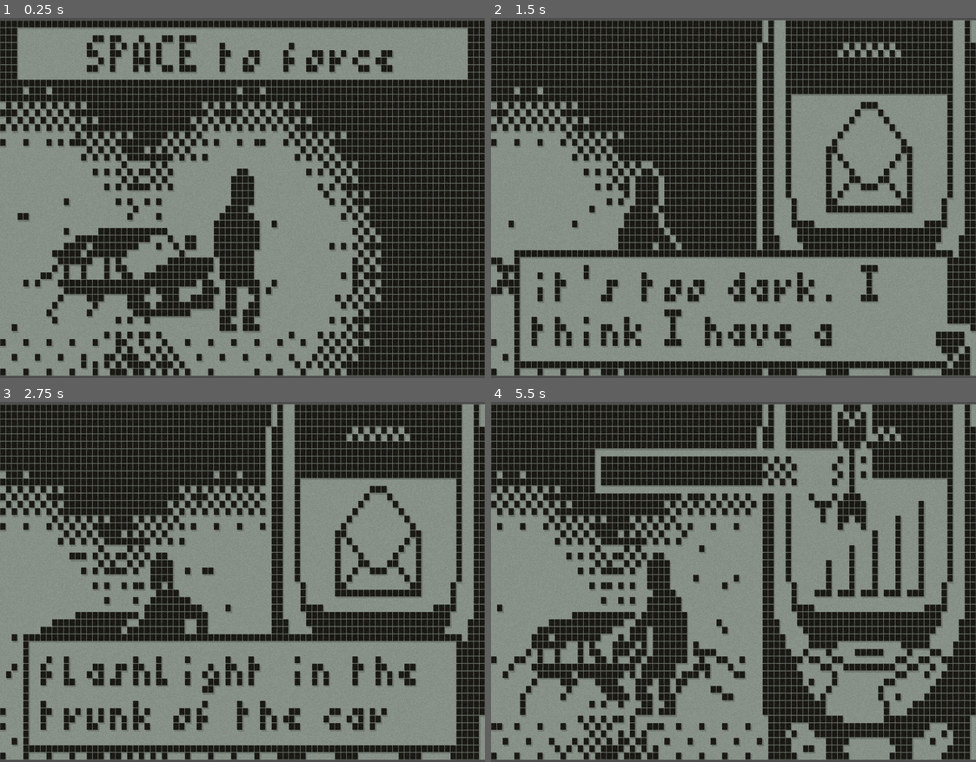
Above: before the commit, frames 1-4 (two rows, left to right).
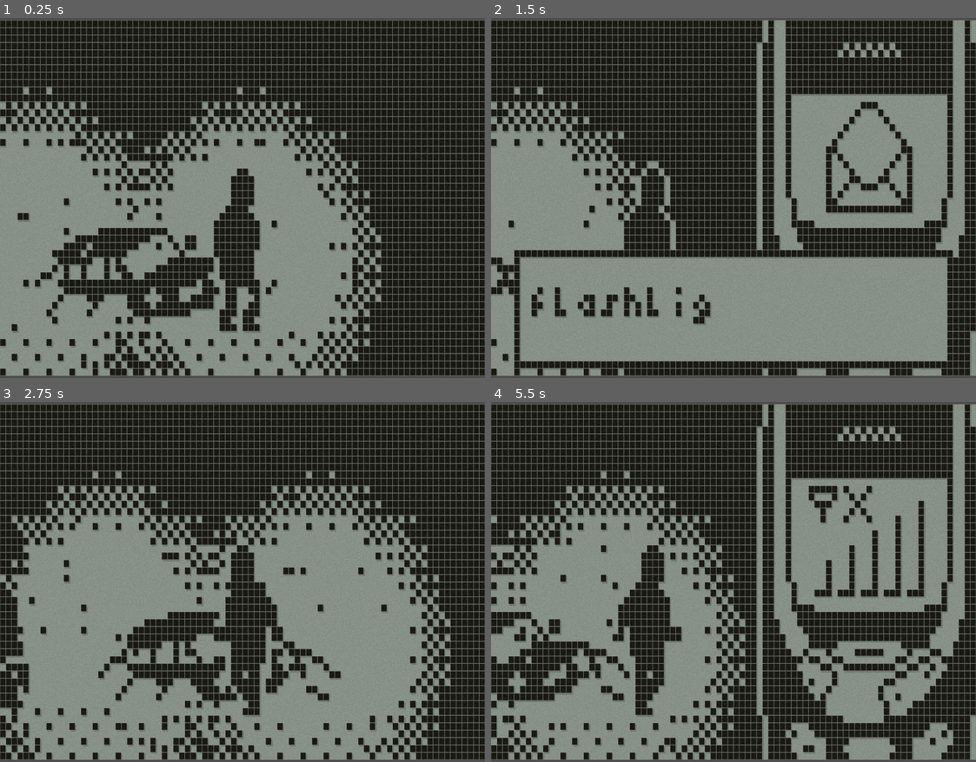
Above: after the commit, the same moments.

Repository: Eptwalabha/nj6-freeze
Game: Godot game, scene res://main.tscn
Two runs of this game, one before a commit and one after it. Both use one fixed random seed, a clock stepped at 60 frames per second and the inputs below. Sound files missing from this copy of the repository are replaced by a short silence.
Inputs:
- Up to frame 1 (0.25 s): no input
- Up to frame 2 (1.5 s): tap Space (action-confirm) at 0.5, 1.35 s; hold Space (action-confirm) 0.53-1.28 s; hold Right (move_right) from 0.53 s (still down); tap Up (move_up) at 0.77 s
- Up to frame 3 (2.75 s): tap Up (move_up) at 1.52 s; tap Space (action-confirm) at 2 s; release Right (move_right) at 2.03 s; hold Left (move_left) from 2.03 s (still down); hold Space (action-confirm) from 2.03 s (still down)
- Up to frame 4 (5.5 s): release Left (move_left) at 2.78 s; release Space (action-confirm) at 2.78 s; hold Right (move_right) 2.78-4.28 s; tap Space (action-confirm) at 2.85, 3.5, 4.35 s; tap Up (move_up) at 3.02, 3.77, 4.52 s; hold Space (action-confirm) 3.53-4.28 s; hold Left (move_left) 4.28-5.03 s; hold Right (move_right) from 5.03 s (still down); hold Space (action-confirm) from 5.03 s (still down)

The runs differ from the first frame. In frame 1, 11% of the frame differs, in the area x 3-97%, y 2-18%; in frame 2, 5.4%; in frame 3, 37%, in the area x 0-100%, y 0-100%; in frame 4, 23%.

Commit message:
fix collision

Diff:
--- a/project.godot
+++ b/project.godot
@@ -125,7 +125,8 @@
 2d_physics/layer_1="player"
 2d_physics/layer_2="map"
 2d_physics/layer_3="enemies"
-2d_physics/layer_5="interactive"
+2d_physics/layer_4="trigger"
+2d_physics/layer_5="temporary-bounds"
 
 [rendering]
 
--- a/scene/core/player.gd
+++ b/scene/core/player.gd
@@ -13,8 +13,7 @@
 var heating : bool = false
 var working : bool = false
 
-var target_position : Vector2 = Vector2.ZERO
-var target_face_left : bool = false
+var force_target : ForceTrigger
 
 var force_ready : bool = false
 
@@ -102,8 +101,7 @@
 	set_process_input(current_state == PLAYER_STATE.CONTROL or current_state == PLAYER_STATE.FORCE)
 
 func _on_force_trigger_entered(target: ForceTrigger) -> void:
-	target_position = target.global_position
-	target_face_left = target.face_left
+	force_target = target
 	force_ready = true
 
 func _on_force_trigger_exited() -> void:
--- a/scene/core/player.tscn
+++ b/scene/core/player.tscn
@@ -252,9 +252,10 @@
 graph_offset = Vector2(-70.15, 25.06)
 
 [sub_resource type="CircleShape2D" id="CircleShape2D_70apu"]
+radius = 11.0454
 
 [node name="Player" type="CharacterBody2D" groups=["reset"]]
-collision_mask = 3
+collision_mask = 19
 slide_on_ceiling = false
 floor_max_angle = 1.0472
 script = ExtResource("1_gs02o")
@@ -323,6 +324,7 @@
 collision_mask = 4
 
 [node name="CollisionShape2D" type="CollisionShape2D" parent="Light/Torch/Area2D"]
+position = Vector2(-1, 0)
 shape = SubResource("CircleShape2D_70apu")
 
 [node name="Bob" parent="." instance=ExtResource("5_kfx0j")]
--- a/scene/game/frozen-map.tscn
+++ b/scene/game/frozen-map.tscn
@@ -214,6 +214,8 @@
 metadata/_edit_lock_ = true
 
 [node name="Tutorial" type="StaticBody2D" parent="Physics"]
+collision_layer = 16
+collision_mask = 0
 
 [node name="TutorialBoundary" type="CollisionShape2D" parent="Physics/Tutorial" groups=["reset"]]
 unique_name_in_owner = true
@@ -233,7 +235,7 @@
 dialog_ids = Array[StringName]([&"it\'s too dark. I think I have a flashlight in the trunk of the car"])
 
 [node name="Bob" parent="Triggers/Dialogs" instance=ExtResource("4_gty0q")]
-position = Vector2(769, -28)
+position = Vector2(770, -29)
 trigger_id = &"summon-bob"
 
 [node name="PlayerSpawn" type="Marker2D" parent="."]
--- a/scene/game/map.gd
+++ b/scene/game/map.gd
@@ -21,6 +21,5 @@
 	darkness.global_position = player.global_position
 
 func _on_car_battery_died() -> void:
-	print("ici")
 	tutorial_boundary.set_deferred("disabled", true)
 	$Triggers/Dialogs/TooDark.set_active(false)
--- a/scene/props/bridge.tscn
+++ b/scene/props/bridge.tscn
@@ -17,6 +17,9 @@
 
 [sub_resource type="WorldBoundaryShape2D" id="WorldBoundaryShape2D_k0ce6"]
 normal = Vector2(-1, 0)
+
+[sub_resource type="Animation" id="Animation_wdejl"]
+length = 0.001
 
 [sub_resource type="Animation" id="Animation_xrgg3"]
 resource_name = "lower-the-bridge"
@@ -47,9 +50,6 @@
 "times": PackedFloat32Array(0, 1, 1.6, 1.9)
 }
 
-[sub_resource type="Animation" id="Animation_wdejl"]
-length = 0.001
-
 [sub_resource type="AnimationLibrary" id="AnimationLibrary_1rirh"]
 _data = {
 "RESET": SubResource("Animation_wdejl"),
@@ -64,6 +64,7 @@
 offset = Vector2(0, -53)
 
 [node name="ForceTrigger" parent="." instance=ExtResource("2_x826d")]
+context = &"SPACE to forca"
 health = 4.0
 
 [node name="CollisionShape2D" parent="ForceTrigger" index="1"]
@@ -76,6 +77,7 @@
 offset_bottom = -12.0
 
 [node name="Bridge" type="StaticBody2D" parent="."]
+collision_layer = 16
 
 [node name="Bridge" type="CollisionShape2D" parent="Bridge" groups=["reset"]]
 shape = SubResource("WorldBoundaryShape2D_k0ce6")
--- a/scene/props/car.tscn
+++ b/scene/props/car.tscn
@@ -7,7 +7,22 @@
 
 [sub_resource type="RectangleShape2D" id="RectangleShape2D_n0bfx"]
 resource_local_to_scene = true
-size = Vector2(10, 16)
+size = Vector2(5, 16)
+
+[sub_resource type="Animation" id="Animation_j1dph"]
+length = 0.001
+tracks/0/type = "value"
+tracks/0/imported = false
+tracks/0/enabled = true
+tracks/0/path = NodePath("Light:visible")
+tracks/0/interp = 1
+tracks/0/loop_wrap = true
+tracks/0/keys = {
+"times": PackedFloat32Array(0),
+"transitions": PackedFloat32Array(1),
+"update": 1,
+"values": [true]
+}
 
 [sub_resource type="Animation" id="Animation_cxa3l"]
 resource_name = "light-flicker"
@@ -24,21 +39,6 @@
 "transitions": PackedFloat32Array(1, 1, 1, 1, 1, 1, 1),
 "update": 1,
 "values": [true, false, true, false, true, false, true]
-}
-
-[sub_resource type="Animation" id="Animation_j1dph"]
-length = 0.001
-tracks/0/type = "value"
-tracks/0/imported = false
-tracks/0/enabled = true
-tracks/0/path = NodePath("Light:visible")
-tracks/0/interp = 1
-tracks/0/loop_wrap = true
-tracks/0/keys = {
-"times": PackedFloat32Array(0),
-"transitions": PackedFloat32Array(1),
-"update": 1,
-"values": [true]
 }
 
 [sub_resource type="AnimationLibrary" id="AnimationLibrary_amkxb"]
@@ -84,8 +84,11 @@
 [node name="ForceTrunk" parent="." instance=ExtResource("2_xb72t")]
 position = Vector2(-18, 0)
 
+[node name="Handle" parent="ForceTrunk" index="0"]
+position = Vector2(0, -6)
+
 [node name="CollisionShape2D" parent="ForceTrunk" index="1"]
-position = Vector2(0, -8)
+position = Vector2(-1.5, -8)
 shape = SubResource("RectangleShape2D_n0bfx")
 
 [node name="HealthBar" parent="ForceTrunk" index="2"]
Not shown: 2 places in scene/core/force-trigger.tscn that only renumber resources
